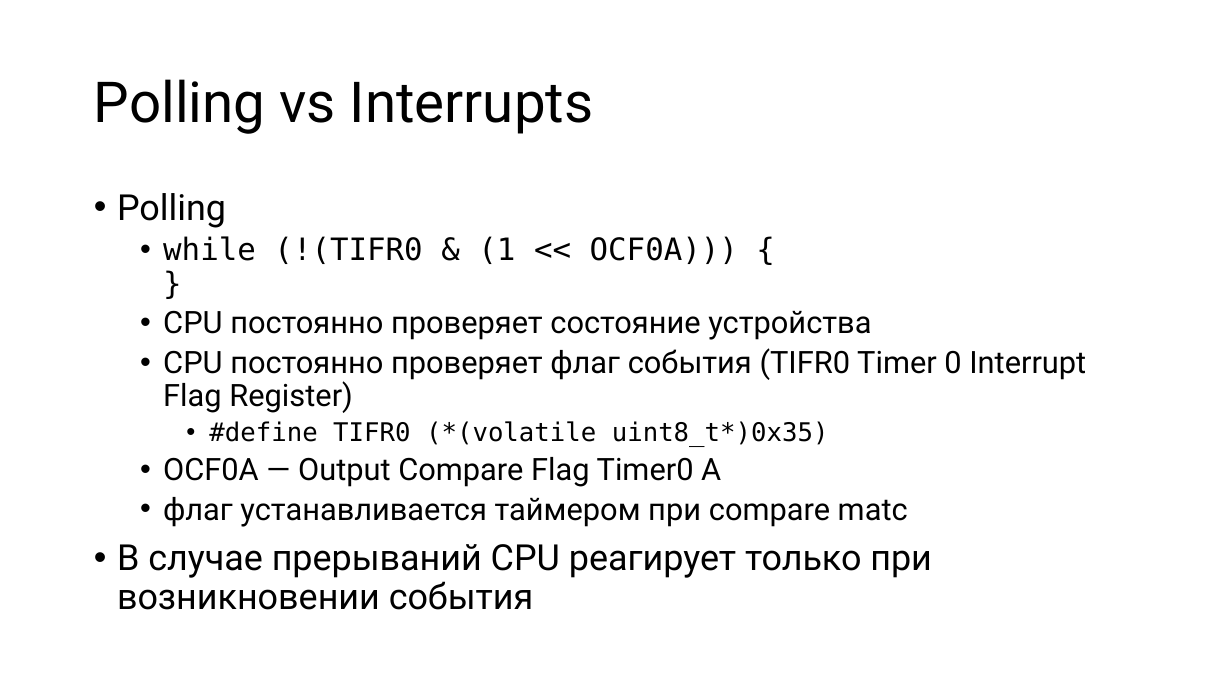
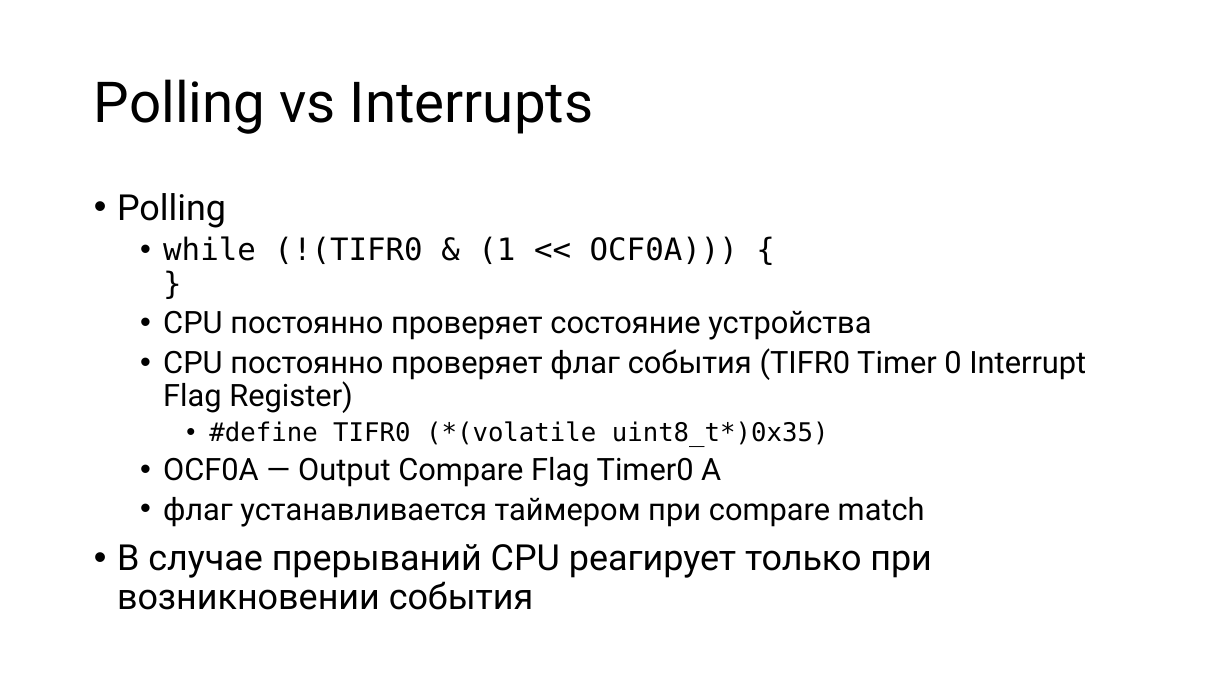
Before and after one commit to alexey-malov/mpp, a slide deck: slide 34 of lectures/14/Microcontroller Programming.pptx. Drawn at 1232x693 pixels with LibreOffice and Linux fonts; fonts in the diff are those of the drawing. Boxes give left, top, right and bottom in pixels: in the first picture for what was removed or moved away, otherwise in the second. Text is boxed around its words. In the diff, an @@ line names an element or a change of style, - is before the commit and + after.

```diff
--- a/lectures/14/Microcontroller Programming.pptx
+++ b/lectures/14/Microcontroller Programming.pptx
@@ text at [163, 497, 925, 527]: text changed @@
-  • флаг устанавливается таймером при compare matc
+  • флаг устанавливается таймером при compare match
```
Also in this commit, not shown: 1 other slide changed, 19 slides added.
